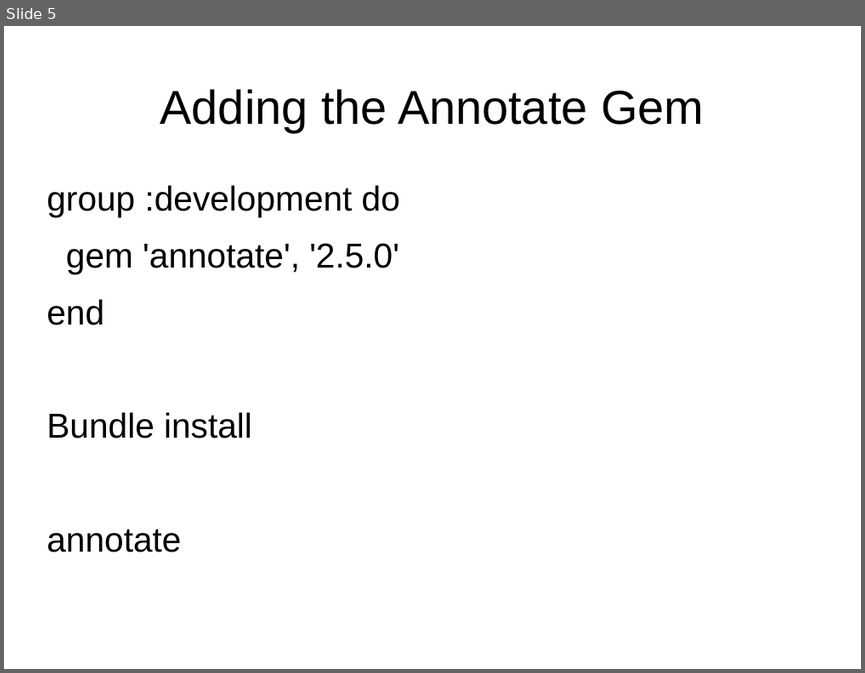
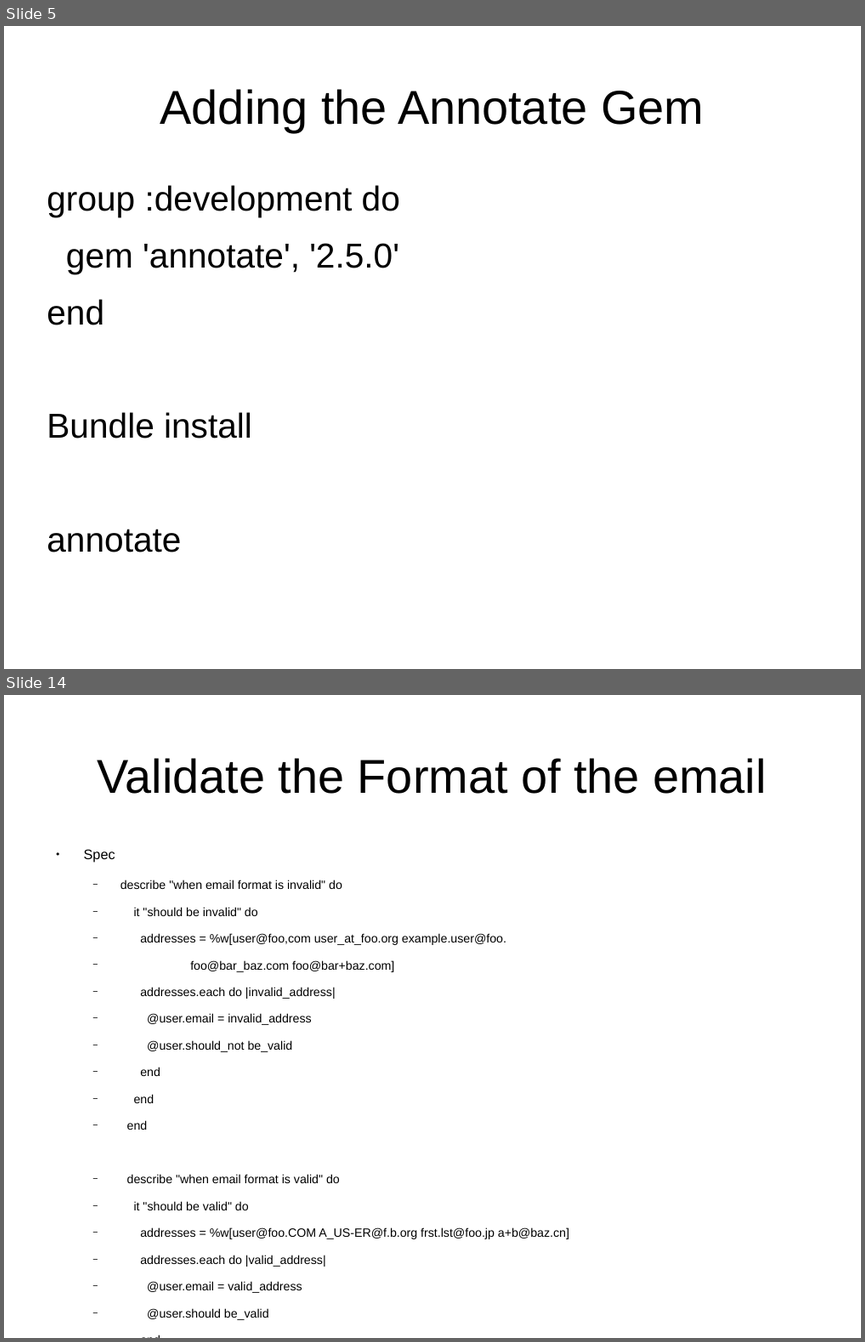
Before and after one commit to EmeraldCityProgrammingGroup/presentations-2013, a slide deck: ModelingUsers.odp. Shown one above the other, each under a label of ours: slide 5 before the commit, slides 5 and 14 after it; the slides between them are not shown. The pictures are 865x673 and 865x1342 pixels, drawn with LibreOffice and Linux fonts; fonts in the diff are those of the drawing. Boxes give left, top, right and bottom in pixels: in the first picture for what was removed or moved away, otherwise in the second. Text is boxed around its words. In the diff, an @@ line names an element or a change of style, - is before the commit and + after.

Commit message:
Have ch6 done through the validations

```diff
--- a/ModelingUsers.odp
+++ b/ModelingUsers.odp
@@ slide 14 added at [4, 695, 861, 1338], background #FFFFFF @@
@@ title added at [98, 758, 766, 794], 44 pt, text #000000 @@
+Validate the Format of the email
@@ text added at [84, 849, 569, 1320], 11.2 pt, text #000000 @@
+● Spec
+  − describe "when email format is invalid" do
+  − it "should be invalid" do
+  − addresses = %w[user@foo,com user_at_foo.org example.user@foo.
+  − foo@bar_baz.com foo@bar+baz.com]
+  − addresses.each do |invalid_address|
+  − @user.email = invalid_address
+  − @user.should_not be_valid
+  − end
+  − end
+  − end
+  − describe "when email format is valid" do
+  − it "should be valid" do
+  − addresses = %w[user@foo.COM A_US-ER@f.b.org frst.lst@foo.jp a+b@baz.cn]
+  − addresses.each do |valid_address|
+  − @user.email = valid_address
+  − @user.should be_valid
+  − end
+  − end
+  − end
```
Also in this commit, not shown: 13 other slides added.
